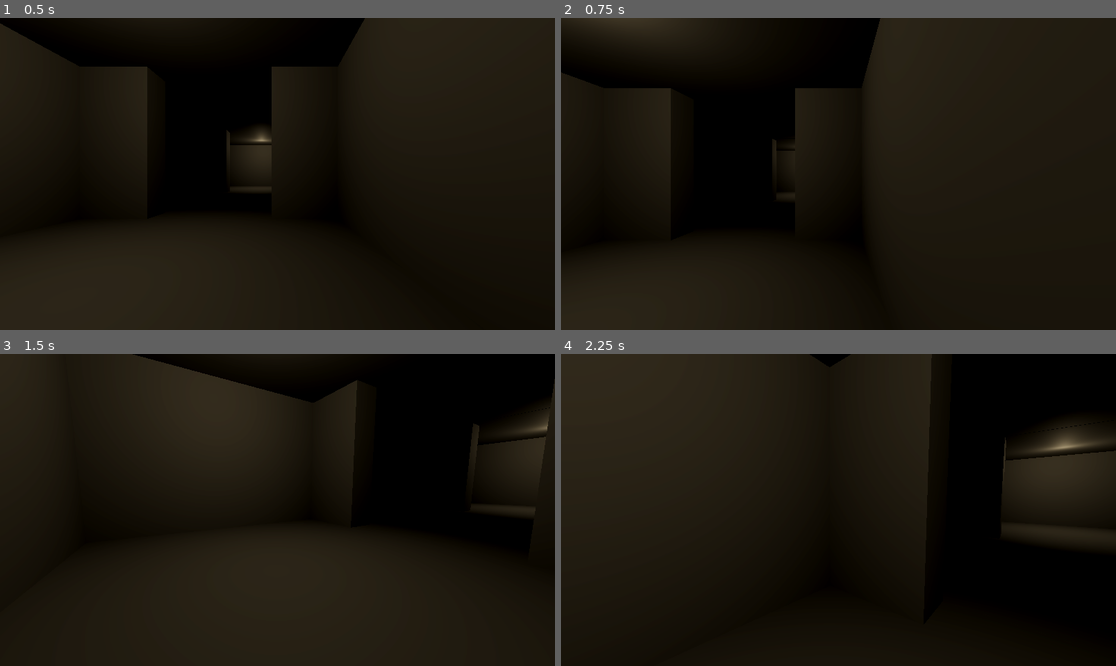
Above: before the commit, frames 1-4 (two rows, left to right).
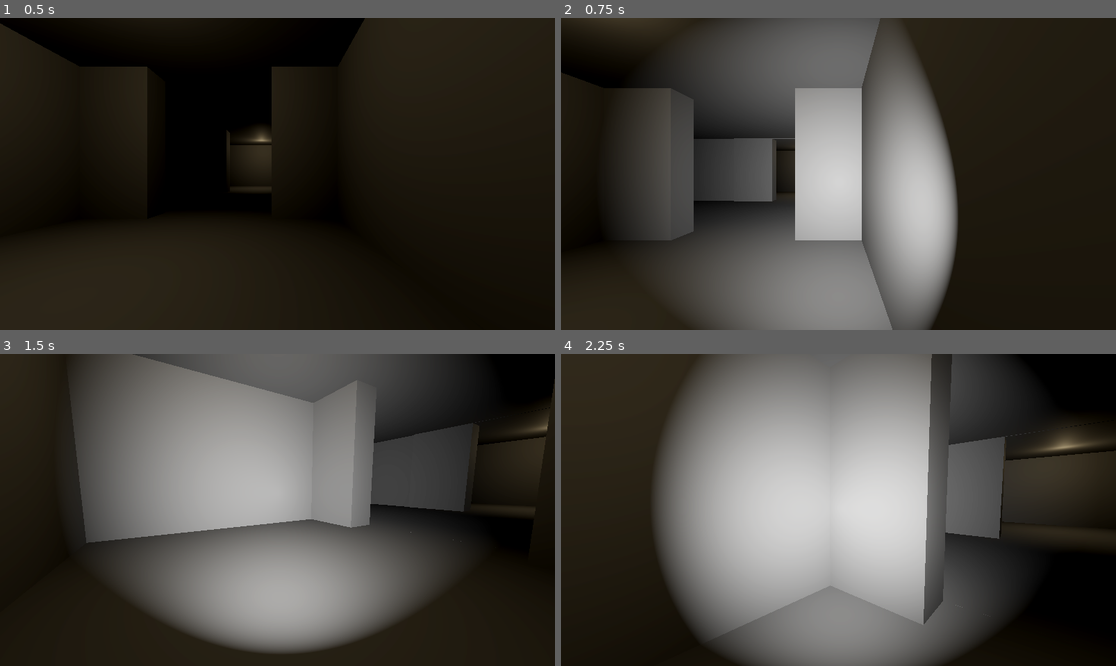
Above: after the commit, the same moments.

Repository: belovachap/project-halloween-2025
Game: Godot game, scene res://the_maze.tscn
Same seed, same stepped clock (60 frames per second), same inputs: the game is played once before the commit and once after it.
Inputs (mouse positions are in pixels of both pictures, inside the frame that each line leads up to):
- Up to frame 1 (0.5 s): no input
- Up to frame 2 (0.75 s): tap Enter (ui_accept) at 0.5 s; move the mouse to (960, 158) at 0.52 s; hold Right (ui_right) from 0.53 s (still down); click (960, 158) at 0.6 s
- Up to frame 3 (1.5 s): tap Enter (ui_accept) at 0.77 s; move the mouse to (249, 510) at 1.27 s; release Right (ui_right) at 1.28 s; hold Up (ui_up) from 1.28 s (still down); click (249, 510) at 1.35 s
- Up to frame 4 (2.25 s): keep holding Up (ui_up); tap Enter (ui_accept) at 1.52 s; move the mouse to (849, 503) at 2.02 s; click (849, 503) at 2.1 s

Frame 1 is identical in both runs. In frame 2, 50% of the frame differs, in the area x 10-72%, y 0-100%; in frame 3, 58%; in frame 4, 59%, in the area x 16-90%, y 0-100%.

Commit message:
Left mouse camera flash, WASD to move.

Diff:
--- /dev/null
+++ b/camera.gd
@@ -0,0 +1,15 @@
+extends Node3D
+
+
+# Called when the node enters the scene tree for the first time.
+func _ready() -> void:
+	pass # Replace with function body.
+
+# Called every frame. 'delta' is the elapsed time since the previous frame.
+func _process(delta: float) -> void:
+	if Input.is_action_just_pressed("flash"):
+		$Flash.visible = true
+		$Timer.start()
+
+func _on_timer_timeout() -> void:
+	$Flash.visible = false
--- /dev/null
+++ b/camera.tscn
@@ -0,0 +1,19 @@
+[gd_scene load_steps=2 format=3 uid="uid://d0my1h4qhd7a0"]
+
+[ext_resource type="Script" uid="uid://bekdc7kshgddw" path="res://camera.gd" id="1_u5kg4"]
+
+[node name="Camera" type="Node3D"]
+script = ExtResource("1_u5kg4")
+
+[node name="Flash" type="SpotLight3D" parent="."]
+visible = false
+light_energy = 10.143
+spot_range = 30.92
+spot_angle = 53.57
+spot_angle_attenuation = 2.0
+
+[node name="Timer" type="Timer" parent="."]
+wait_time = 0.2
+one_shot = true
+
+[connection signal="timeout" from="Timer" to="." method="_on_timer_timeout"]
--- a/project.godot
+++ b/project.godot
@@ -19,3 +19,43 @@
 
 window/size/viewport_width=1920
 window/size/viewport_height=1080
+
+[input]
+
+ui_left={
+"deadzone": 0.5,
+"events": [Object(InputEventKey,"resource_local_to_scene":false,"resource_name":"","device":0,"window_id":0,"alt_pressed":false,"shift_pressed":false,"ctrl_pressed":false,"meta_pressed":false,"pressed":false,"keycode":4194319,"physical_keycode":0,"key_label":0,"unicode":0,"location":0,"echo":false,"script":null)
+, Object(InputEventJoypadButton,"resource_local_to_scene":false,"resource_name":"","device":0,"button_index":13,"pressure":0.0,"pressed":false,"script":null)
+, Object(InputEventJoypadMotion,"resource_local_to_scene":false,"resource_name":"","device":0,"axis":0,"axis_value":-1.0,"script":null)
+, Object(InputEventKey,"resource_local_to_scene":false,"resource_name":"","device":-1,"window_id":0,"alt_pressed":false,"shift_pressed":false,"ctrl_pressed":false,"meta_pressed":false,"pressed":false,"keycode":0,"physical_keycode":65,"key_label":0,"unicode":97,"location":0,"echo":false,"script":null)
+]
+}
+ui_right={
+"deadzone": 0.5,
+"events": [Object(InputEventKey,"resource_local_to_scene":false,"resource_name":"","device":0,"window_id":0,"alt_pressed":false,"shift_pressed":false,"ctrl_pressed":false,"meta_pressed":false,"pressed":false,"keycode":4194321,"physical_keycode":0,"key_label":0,"unicode":0,"location":0,"echo":false,"script":null)
+, Object(InputEventJoypadButton,"resource_local_to_scene":false,"resource_name":"","device":0,"button_index":14,"pressure":0.0,"pressed":false,"script":null)
+, Object(InputEventJoypadMotion,"resource_local_to_scene":false,"resource_name":"","device":0,"axis":0,"axis_value":1.0,"script":null)
+, Object(InputEventKey,"resource_local_to_scene":false,"resource_name":"","device":-1,"window_id":0,"alt_pressed":false,"shift_pressed":false,"ctrl_pressed":false,"meta_pressed":false,"pressed":false,"keycode":0,"physical_keycode":68,"key_label":0,"unicode":100,"location":0,"echo":false,"script":null)
+]
+}
+ui_up={
+"deadzone": 0.5,
+"events": [Object(InputEventKey,"resource_local_to_scene":false,"resource_name":"","device":0,"window_id":0,"alt_pressed":false,"shift_pressed":false,"ctrl_pressed":false,"meta_pressed":false,"pressed":false,"keycode":4194320,"physical_keycode":0,"key_label":0,"unicode":0,"location":0,"echo":false,"script":null)
+, Object(InputEventJoypadButton,"resource_local_to_scene":false,"resource_name":"","device":0,"button_index":11,"pressure":0.0,"pressed":false,"script":null)
+, Object(InputEventJoypadMotion,"resource_local_to_scene":false,"resource_name":"","device":0,"axis":1,"axis_value":-1.0,"script":null)
+, Object(InputEventKey,"resource_local_to_scene":false,"resource_name":"","device":-1,"window_id":0,"alt_pressed":false,"shift_pressed":false,"ctrl_pressed":false,"meta_pressed":false,"pressed":false,"keycode":0,"physical_keycode":87,"key_label":0,"unicode":119,"location":0,"echo":false,"script":null)
+]
+}
+ui_down={
+"deadzone": 0.5,
+"events": [Object(InputEventKey,"resource_local_to_scene":false,"resource_name":"","device":0,"window_id":0,"alt_pressed":false,"shift_pressed":false,"ctrl_pressed":false,"meta_pressed":false,"pressed":false,"keycode":4194322,"physical_keycode":0,"key_label":0,"unicode":0,"location":0,"echo":false,"script":null)
+, Object(InputEventJoypadButton,"resource_local_to_scene":false,"resource_name":"","device":0,"button_index":12,"pressure":0.0,"pressed":false,"script":null)
+, Object(InputEventJoypadMotion,"resource_local_to_scene":false,"resource_name":"","device":0,"axis":1,"axis_value":1.0,"script":null)
+, Object(InputEventKey,"resource_local_to_scene":false,"resource_name":"","device":-1,"window_id":0,"alt_pressed":false,"shift_pressed":false,"ctrl_pressed":false,"meta_pressed":false,"pressed":false,"keycode":0,"physical_keycode":83,"key_label":0,"unicode":115,"location":0,"echo":false,"script":null)
+]
+}
+flash={
+"deadzone": 0.2,
+"events": [Object(InputEventMouseButton,"resource_local_to_scene":false,"resource_name":"","device":-1,"window_id":0,"alt_pressed":false,"shift_pressed":false,"ctrl_pressed":false,"meta_pressed":false,"button_mask":0,"position":Vector2(0, 0),"global_position":Vector2(0, 0),"factor":1.0,"button_index":1,"canceled":false,"pressed":false,"double_click":false,"script":null)
+]
+}
--- a/the_maze.tscn
+++ b/the_maze.tscn
@@ -1,6 +1,7 @@
-[gd_scene load_steps=5 format=3 uid="uid://ctyd42l41f4uo"]
+[gd_scene load_steps=6 format=3 uid="uid://ctyd42l41f4uo"]
 
 [ext_resource type="PackedScene" uid="uid://bs72ogkvdd7d6" path="res://addons/proto_controller/proto_controller.tscn" id="1_ec1n3"]
+[ext_resource type="PackedScene" uid="uid://d0my1h4qhd7a0" path="res://camera.tscn" id="2_o6y5j"]
 
 [sub_resource type="ProceduralSkyMaterial" id="ProceduralSkyMaterial_o6y5j"]
 sky_horizon_color = Color(0.662243, 0.671743, 0.686743, 1)
@@ -23,6 +24,9 @@
 [node name="ProtoController" parent="." instance=ExtResource("1_ec1n3")]
 transform = Transform3D(1, 0, 0, 0, 1, 0, 0, 0, 1, 3.02384, 0.411391, 2.97795)
 
+[node name="Camera" parent="ProtoController" instance=ExtResource("2_o6y5j")]
+transform = Transform3D(1, 0, 0, 0, 1, 0, 0, 0, 1, 0.0381749, 1.38573, -0.859855)
+
 [node name="Areas" type="Node3D" parent="."]
 
 [node name="TheCells" type="Node3D" parent="Areas"]
Not shown, added: camera.gd.uid
